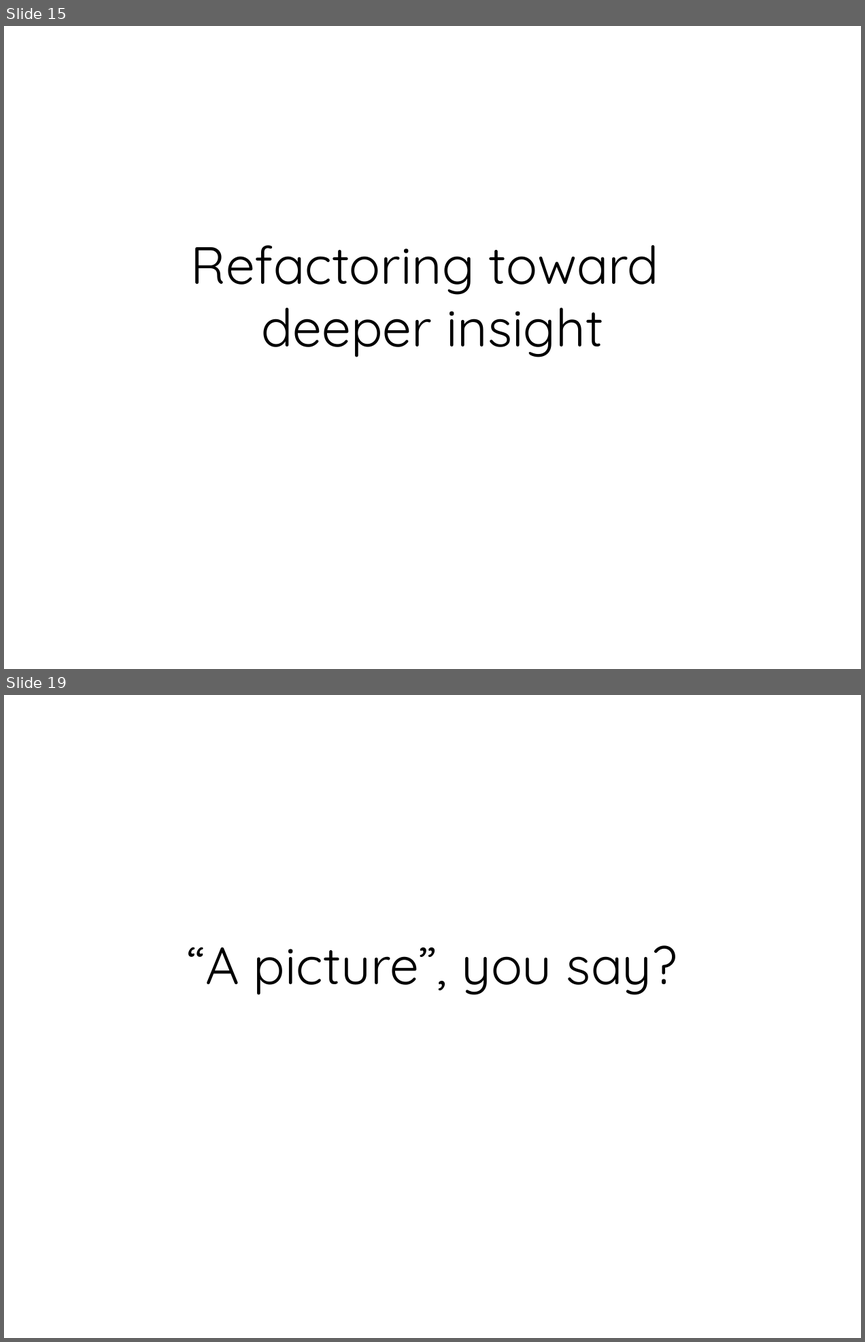
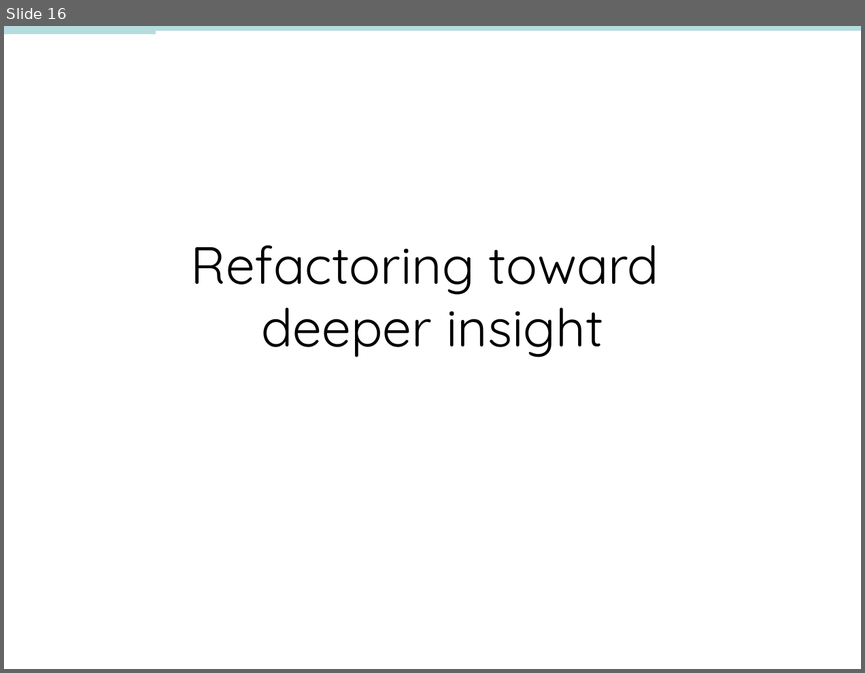
Before and after one commit to nbarnwell/OrderManagementSystem, a slide deck: DDD, CQRS and Event Sourcing.pptx. Shown one above the other, each under a label of ours: slides 15 and 19 before the commit, slide 16 after it; the slides between them are not shown. The pictures are 865x1342 and 865x673 pixels, drawn with LibreOffice and Linux fonts; fonts in the diff are those of the drawing. Boxes give left, top, right and bottom in pixels: in the first picture for what was removed or moved away, otherwise in the second. Text is boxed around its words. In the diff, an @@ line names an element or a change of style, - is before the commit and + after.

```diff
--- a/DDD, CQRS and Event Sourcing.pptx
+++ b/DDD, CQRS and Event Sourcing.pptx
@@ slide 19 removed at (x1=4, y1=695, x2=861, y2=1338), background #FFFFFF @@
@@ title removed at (x1=187, y1=945, x2=677, y2=995) @@
-“A picture”, you say?
@@ what was slide 15 is now slide 16 @@
@@ slide 16 changed as well @@
@@ line added from (4, 29) to (861, 29), #B6DCDF 4 pt @@
@@ line added from (4, 29) to (156, 29), #B6DCDF 8 pt @@
```
Also in this commit, not shown: 37 other slides changed, 10 slides added, 9 other slides removed, 10 other files.
